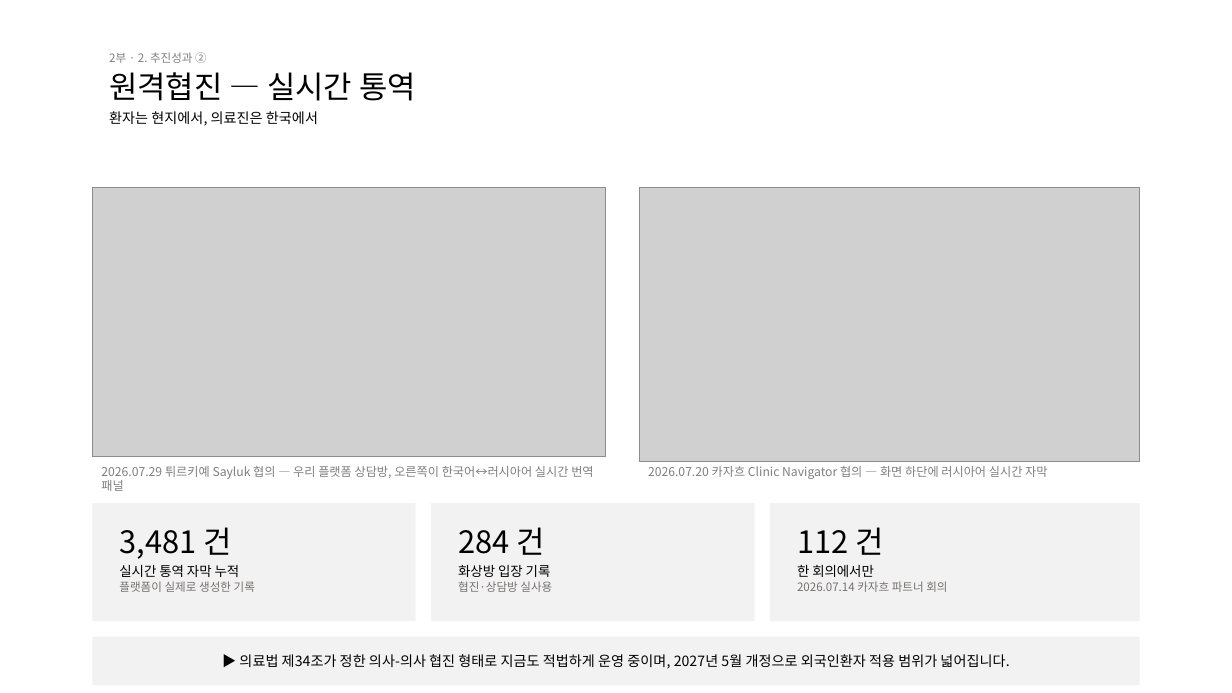
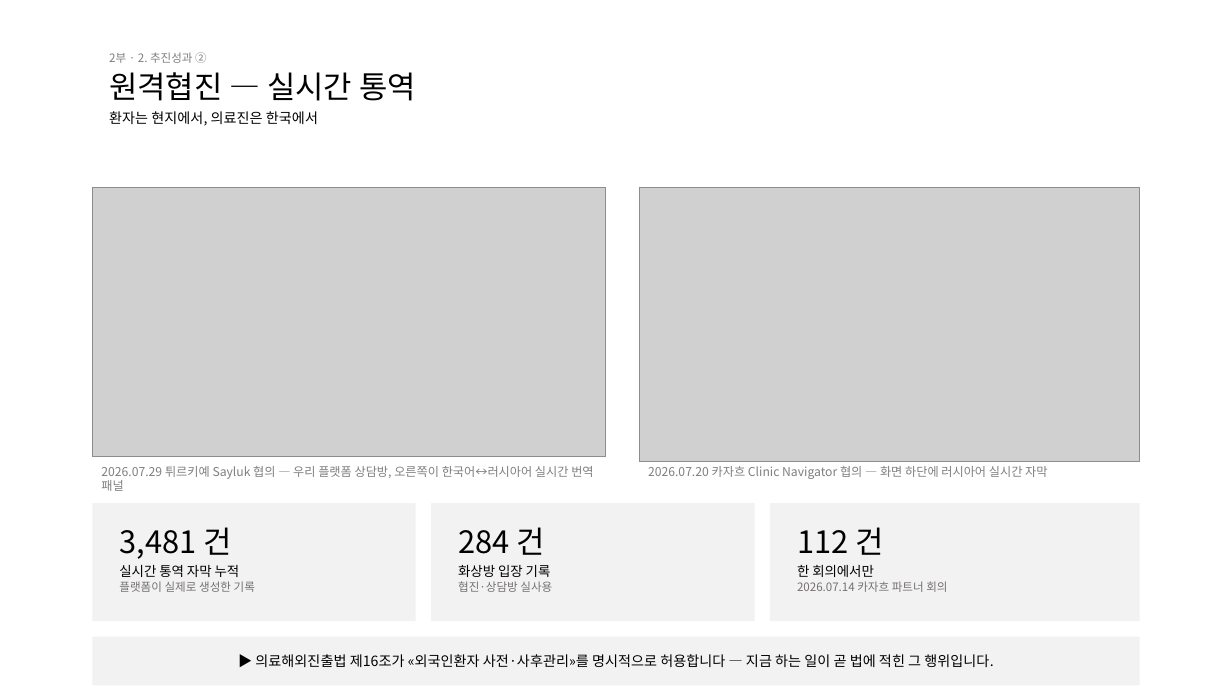
Before and after one commit to bonroi2296-tech/HEALO_KHIDI, a slide deck: slide 10 of docs/presentations/KHIDI_중간보고_20260827.pptx. Drawn at 1232x693 pixels with LibreOffice and Linux fonts; fonts in the diff are those of the drawing; grey boxes stand for pictures. Boxes give left, top, right and bottom in pixels: in the first picture for what was removed or moved away, otherwise in the second. Text is boxed around its words. In the diff, an @@ line names an element or a change of style, - is before the commit and + after.

```diff
--- a/docs/presentations/KHIDI_중간보고_20260827.pptx
+++ b/docs/presentations/KHIDI_중간보고_20260827.pptx
@@ text at bbox=[255, 654, 993, 667]: text changed @@
-▶ 의료법 제34조가 정한 의사-의사 협진 형태로 지금도 적법하게 운영 중이며, 2027년 5월 개정으로 외국인환자 적용 범위가 넓어집니다.
+▶ 의료해외진출법 제16조가 «외국인환자 사전·사후관리»를 명시적으로 허용합니다 — 지금 하는 일이 곧 법에 적힌 그 행위입니다.
```
Also in this commit, not shown: 2 other slides changed, 16 other files.
